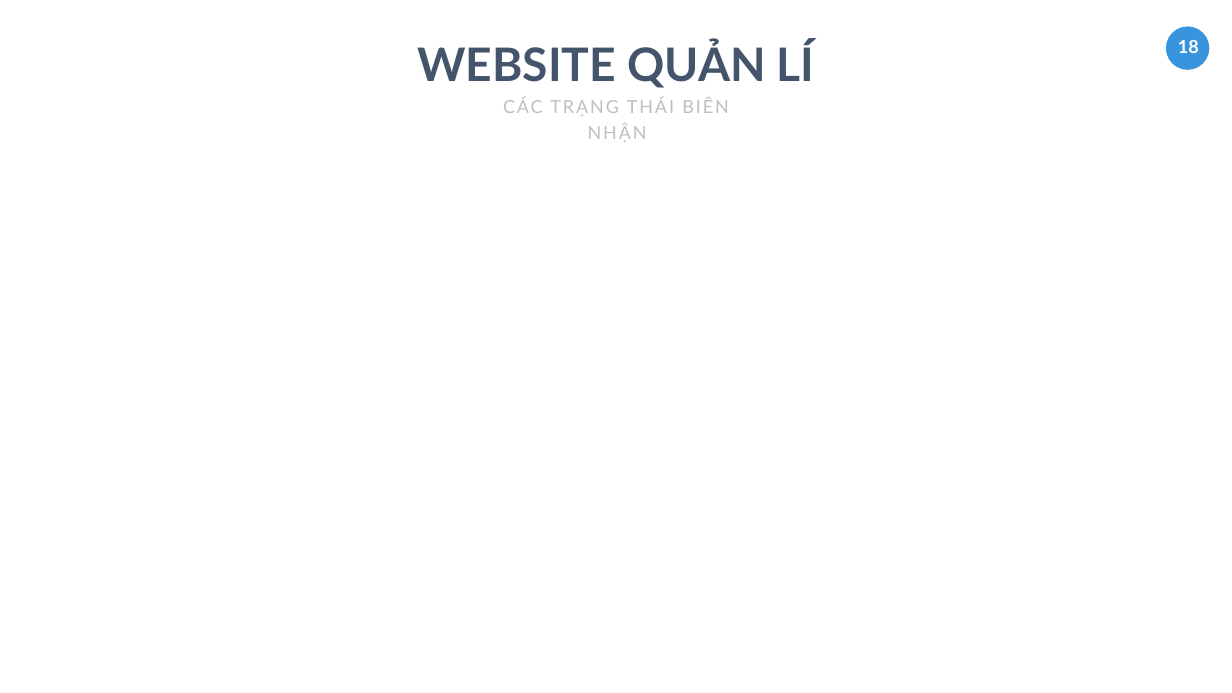
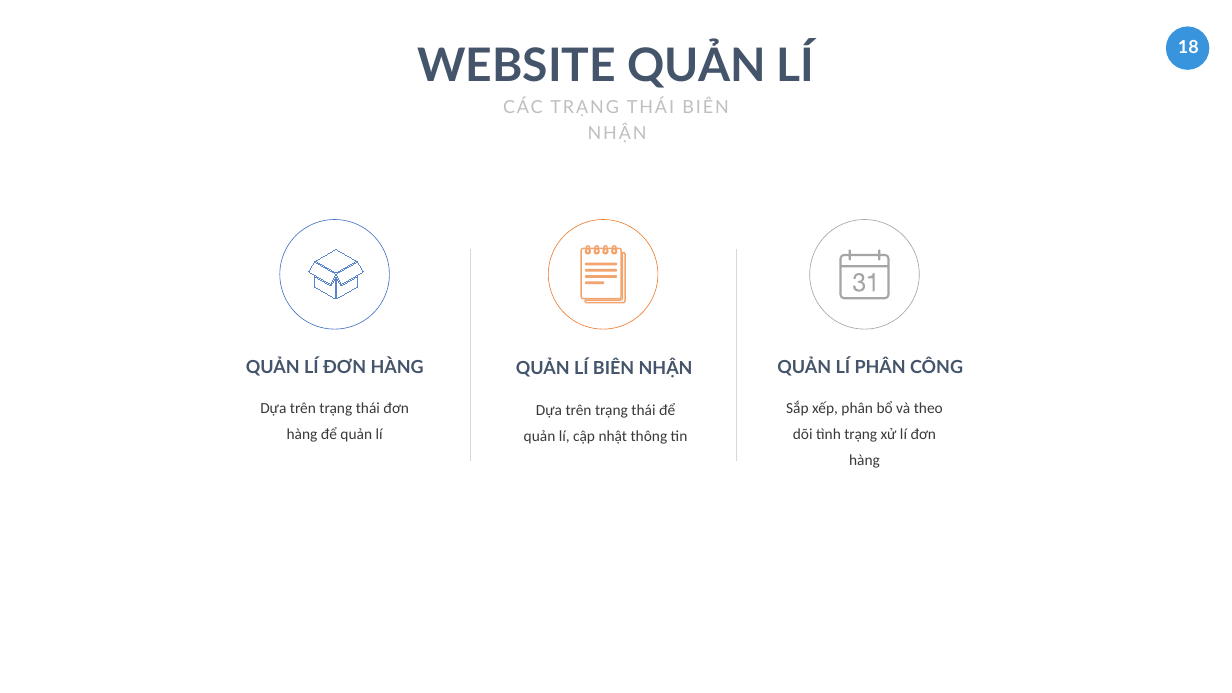
Before and after one commit to tranhoanghuan/Lu-n-v-n, a slide deck: slide 18 of baoCao/ppt_baocao/FREE Business Powerpoint Template.pptx. Drawn at 1232x693 pixels with LibreOffice and Linux fonts; fonts in the diff are those of the drawing. Boxes give left, top, right and bottom in pixels: in the first picture for what was removed or moved away, otherwise in the second. Text is boxed around its words. In the diff, an @@ line names an element or a change of style, - is before the commit and + after.

```diff
--- a/baoCao/ppt_baocao/FREE Business Powerpoint Template.pptx
+++ b/baoCao/ppt_baocao/FREE Business Powerpoint Template.pptx
@@ group added at bbox=[246, 219, 424, 442]: 5 freeform shapes, 2 texts, 1 ellipse @@
+Dựa trên trạng thái đơn hàng để quản lí
+QUẢN LÍ ĐƠN HÀNG
@@ line added from (470, 249) to (470, 461), #D9D9D9 1 pt @@
@@ group added at bbox=[516, 219, 693, 444]: 6 freeform shapes, 2 texts, 1 ellipse @@
+Dựa trên trạng thái để quản lí, cập nhật thông tin
+QUẢN LÍ BIÊN NHẬN
@@ line added from (736, 249) to (736, 461), #D9D9D9 1 pt @@
@@ group added at bbox=[777, 219, 963, 468]: 2 texts, 1 ellipse, 1 freeform shape @@
+Sắp xếp, phân bổ và theo dõi tình trạng xử lí đơn hàng
+QUẢN LÍ PHÂN CÔNG
```
Also in this commit, not shown: 1 other slide changed.
